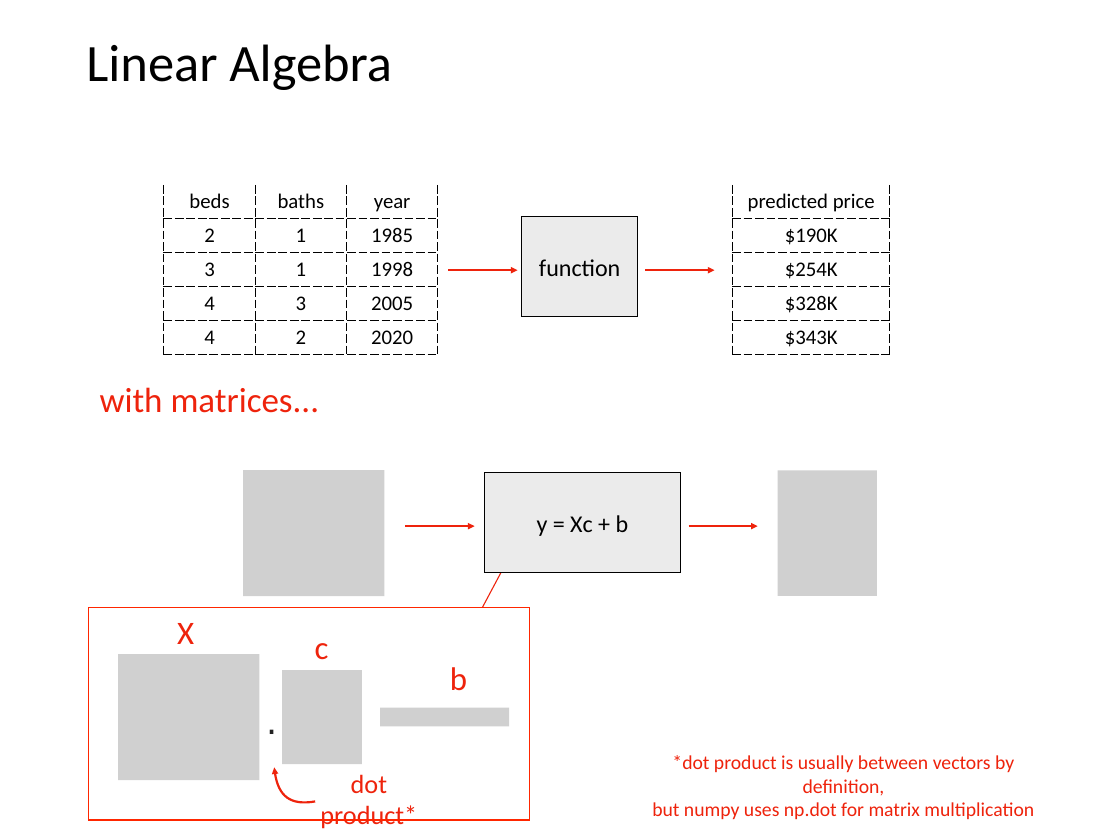
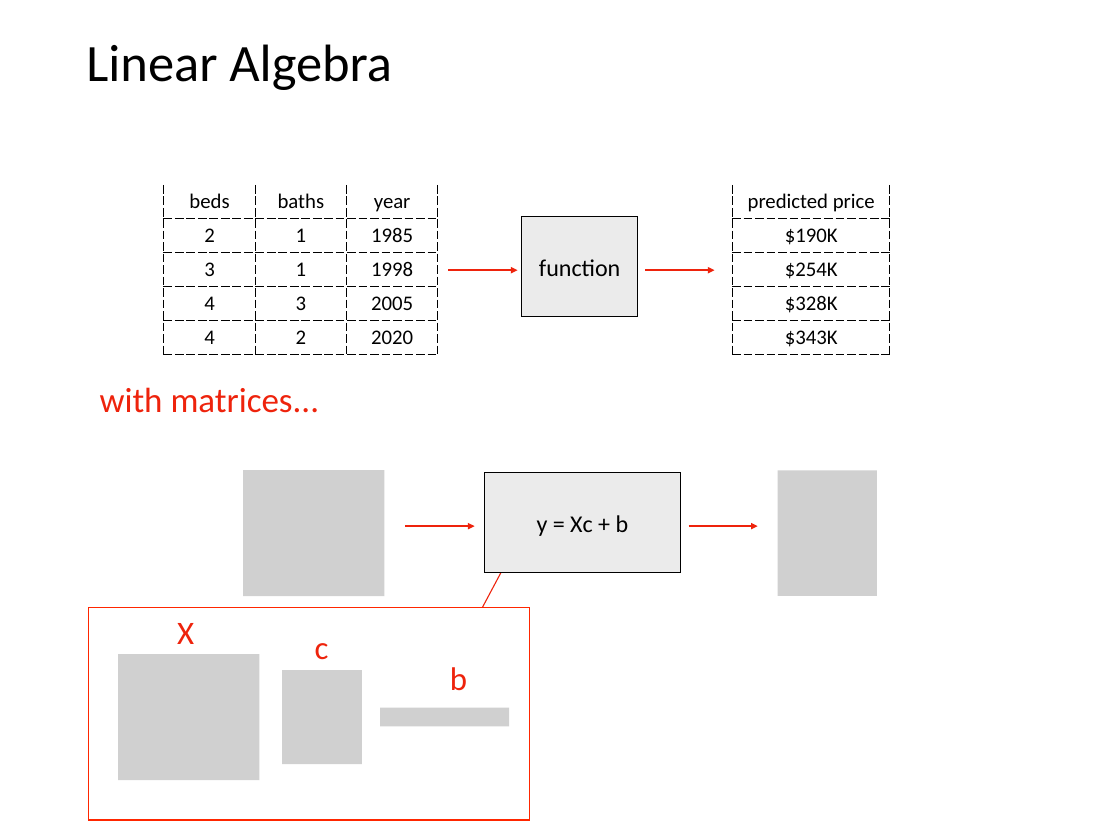
Before and after one commit to tylerharter/caraza-harter-com, a slide deck: slide 30 of tyler/meena/cs320/s23/lec/27-ml/slides.pptx. Drawn at 1120x840 pixels with LibreOffice and Linux fonts; fonts in the diff are those of the drawing; grey boxes stand for pictures. Boxes give left, top, right and bottom in pixels: in the first picture for what was removed or moved away, otherwise in the second. Text is boxed around its words. In the diff, an @@ line names an element or a change of style, - is before the commit and + after.

```diff
--- a/tyler/meena/cs320/s23/lec/27-ml/slides.pptx
+++ b/tyler/meena/cs320/s23/lec/27-ml/slides.pptx
@@ text removed at [262,686,282,748] @@
-⋅
@@ freeform shape removed at [274,768,315,803] @@
@@ text removed at [320,774,417,829] @@
-dot product*
@@ text removed at [652,755,1034,820] @@
-*dot product is usually between vectors by definition,
-but numpy uses np.dot for matrix multiplication
```
Also in this commit, not shown: 4 other slides changed, 1 other file.
